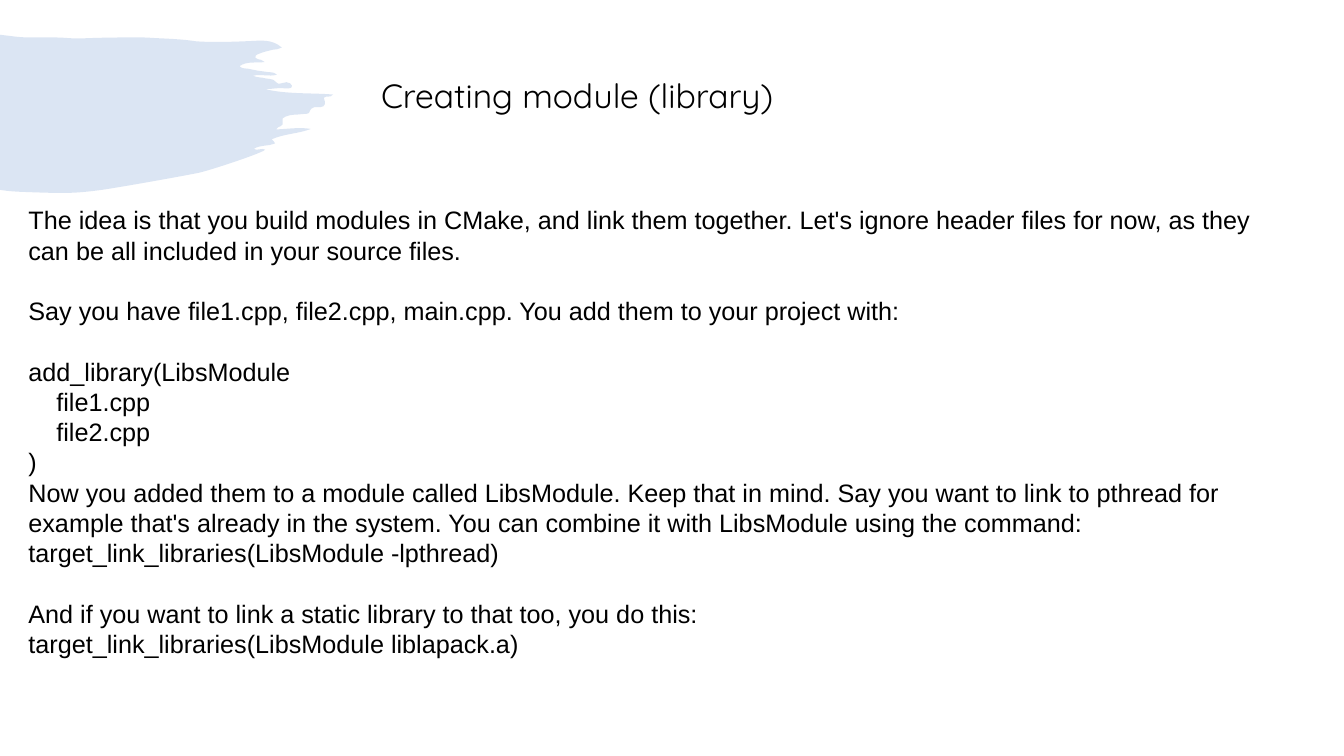
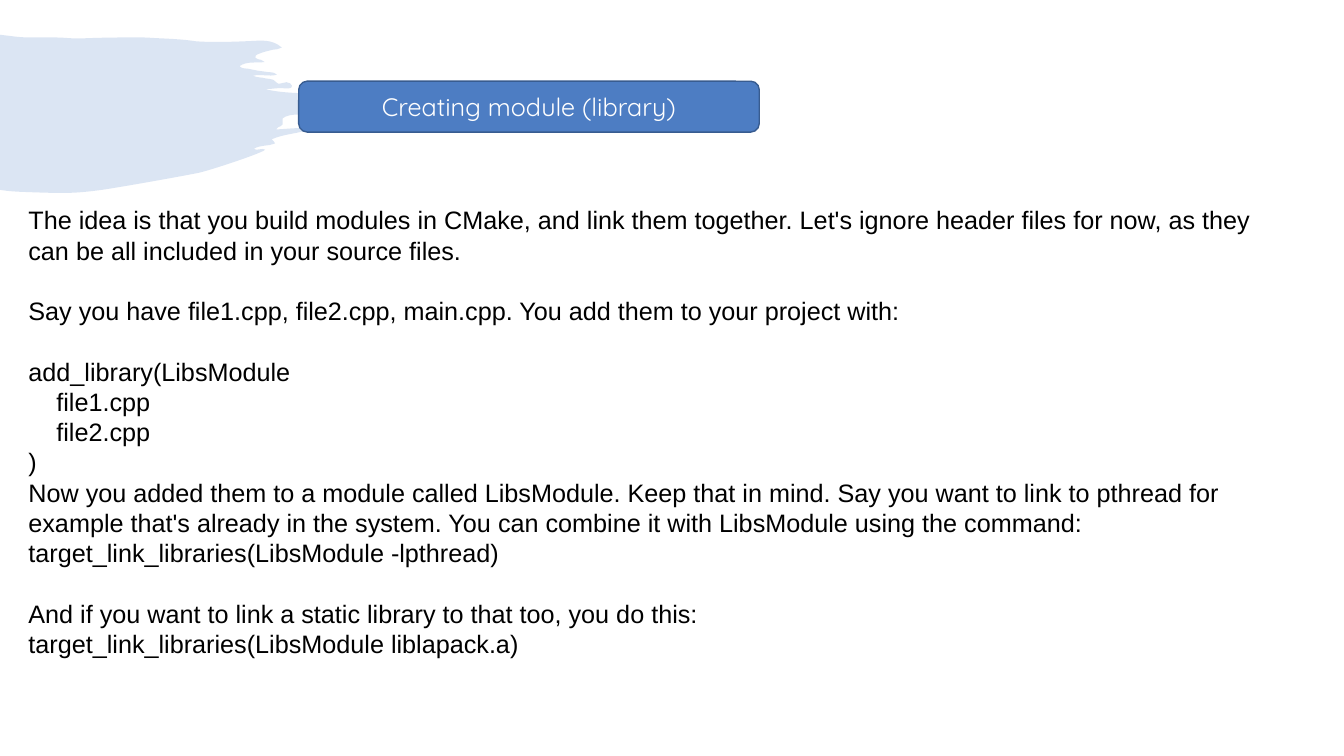
Before and after one commit to girishlande/cmake, a slide deck: slide 15 of learnings.pptx. Drawn at 1344x756 pixels with LibreOffice and Linux fonts; fonts in the diff are those of the drawing. Boxes give left, top, right and bottom in pixels: in the first picture for what was removed or moved away, otherwise in the second. Text is boxed around its words. In the diff, an @@ line names an element or a change of style, - is before the commit and + after.

```diff
--- a/learnings.pptx
+++ b/learnings.pptx
@@ rounded rectangle "Creating module (library)": place and size @@
-rounded rectangle "Creating module (library)" at box(381, 83, 773, 115)
+rounded rectangle "Creating module (library)" at box(298, 82, 759, 132)
@@ rounded rectangle "Creating module (library)" at box(298, 82, 759, 132): size 24 to 18 pt, text colour #000000 to #FFFFFF; alignment left to centre; vertical alignment top to middle; fill none to #4D7DC3; outline none to #395C90 1 pt @@
```
Also in this commit, not shown: 18 other slides changed, 2 other files.
